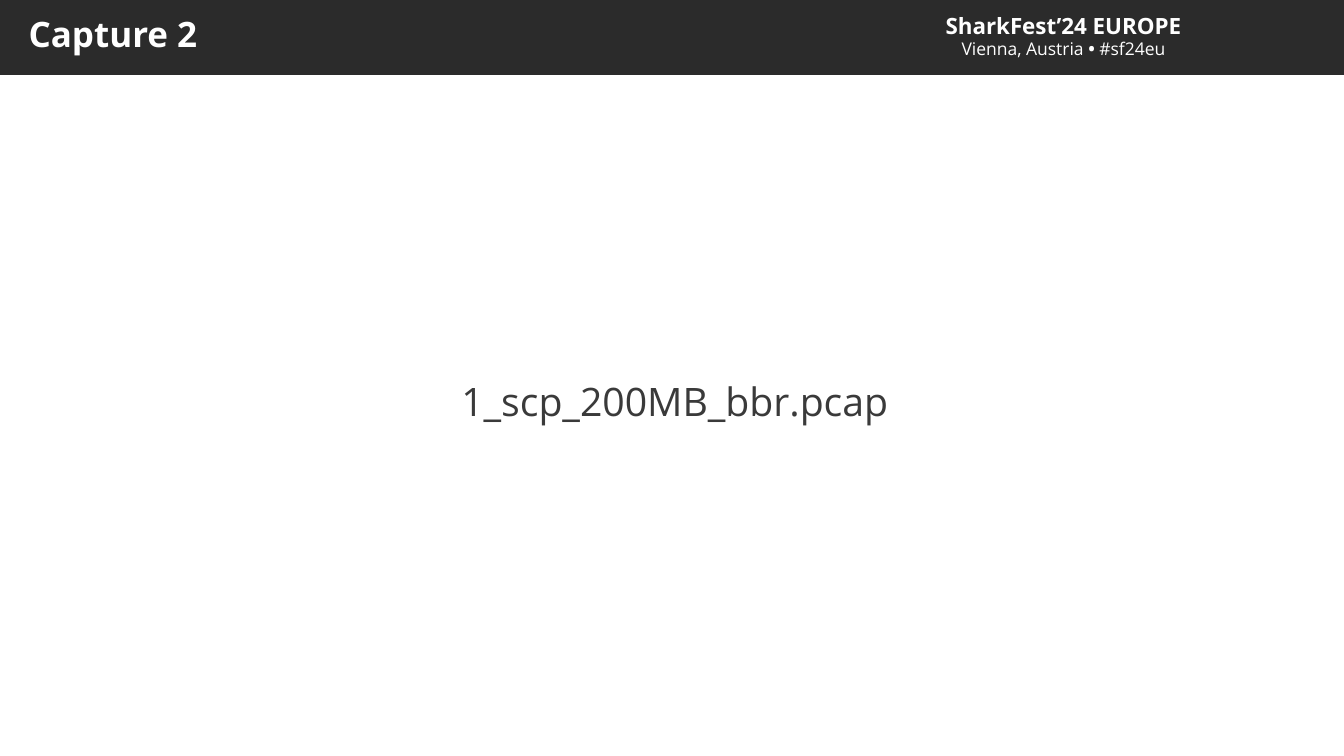
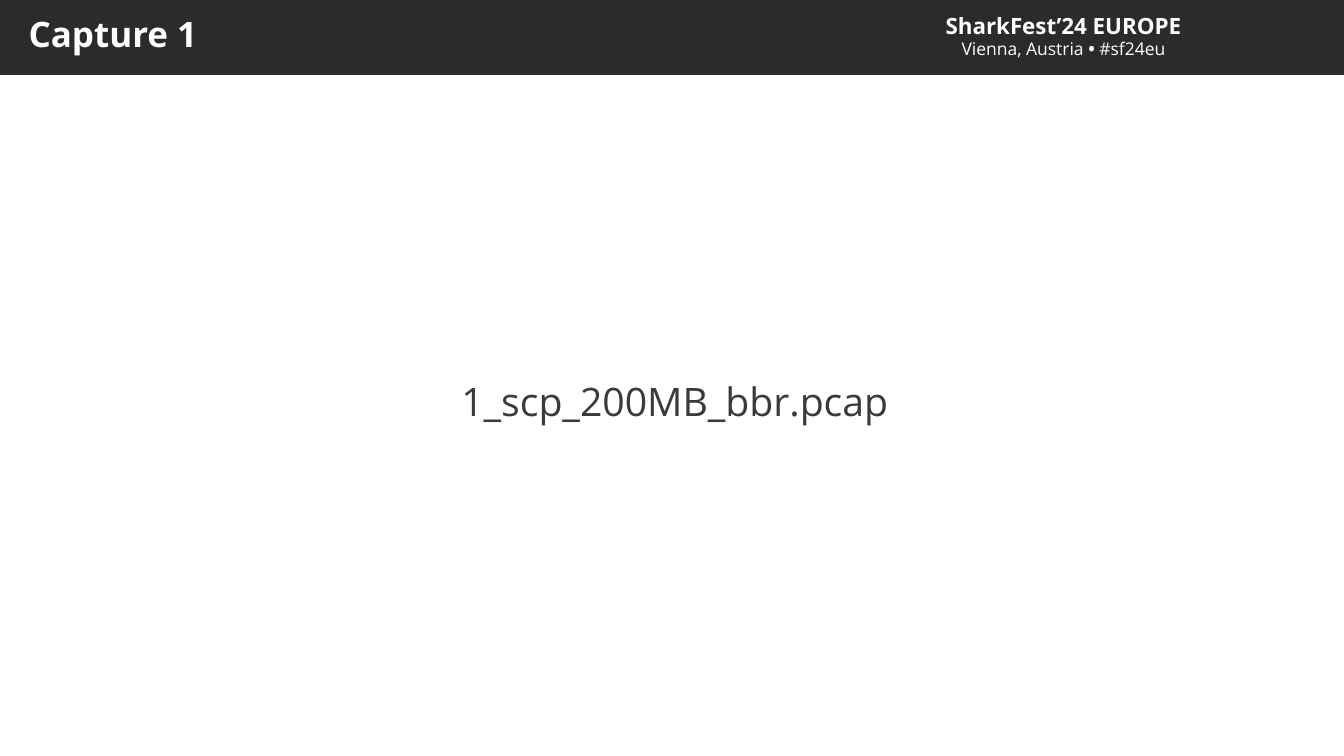
Before and after one commit to je-clark/sf24_eu_server_optimization, a slide deck: slide 16 of PacketGuidedOptimization_Sharkfest2024_EU_JClark.pptx. Drawn at 1344x756 pixels with LibreOffice and Linux fonts; fonts in the diff are those of the drawing; background and template pictures are left out; a plain dark background stands for a picture behind light text. Boxes give left, top, right and bottom in pixels: in the first picture for what was removed or moved away, otherwise in the second. Text is boxed around its words. In the diff, an @@ line names an element or a change of style, - is before the commit and + after.

```diff
--- a/PacketGuidedOptimization_Sharkfest2024_EU_JClark.pptx
+++ b/PacketGuidedOptimization_Sharkfest2024_EU_JClark.pptx
@@ title at bbox=[29, 21, 197, 56]: text changed @@
-Capture 2
+Capture 1
```
Also in this commit, not shown: 5 other slides changed.
